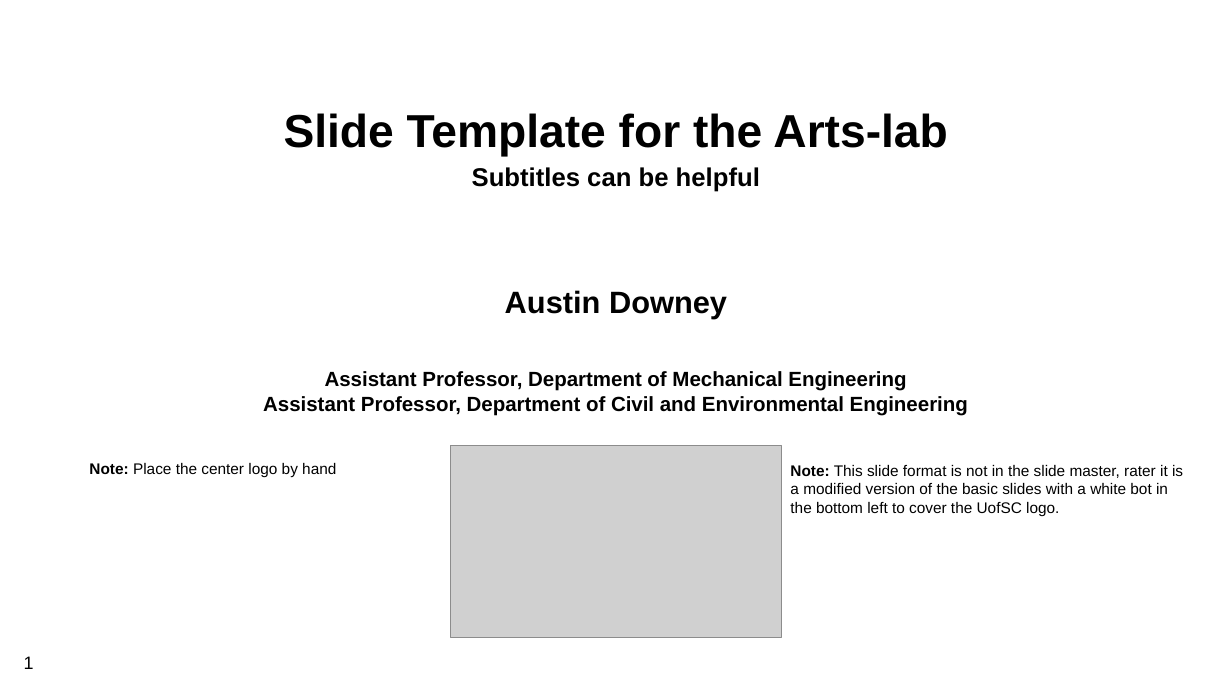
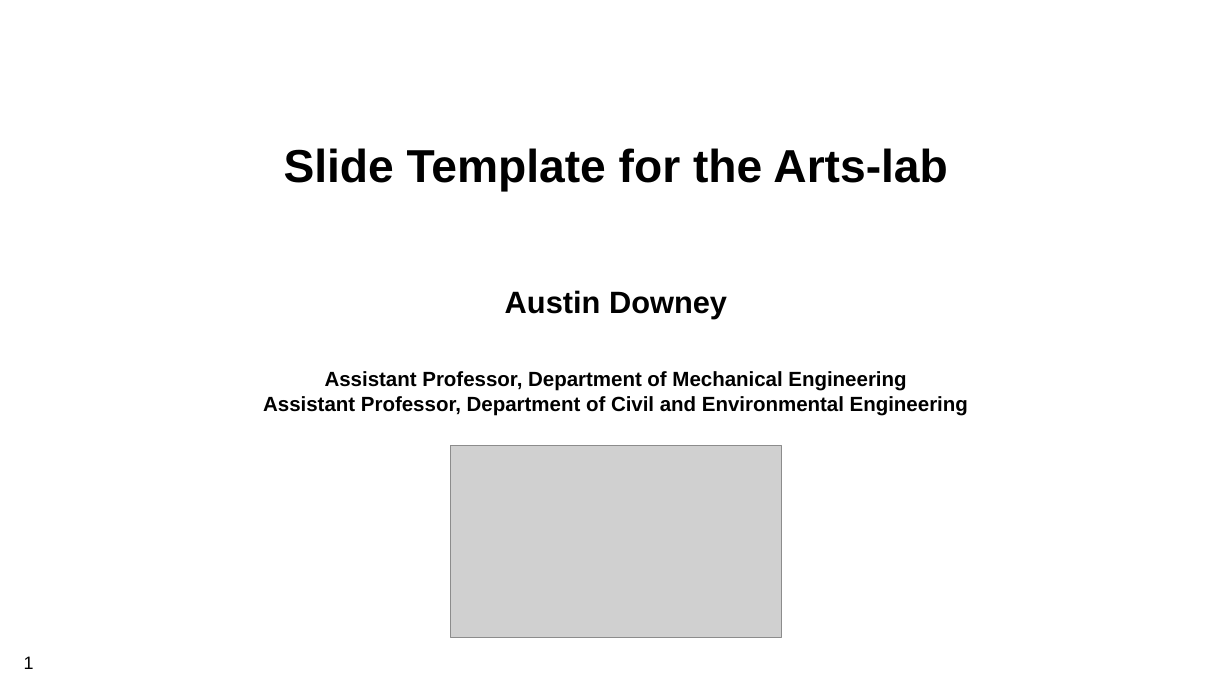
Before and after one commit to ARTS-Laboratory/ARTS-Lab-Branding, a slide deck: slide 1 of PowerPoint/ARTS-Lab_UofSC_slide_template.pptx. Drawn at 1232x693 pixels with LibreOffice and Linux fonts; fonts in the diff are those of the drawing; grey boxes stand for pictures; background and template pictures are left out. Boxes give left, top, right and bottom in pixels: in the first picture for what was removed or moved away, otherwise in the second. Text is boxed around its words. In the diff, an @@ line names an element or a change of style, - is before the commit and + after.

Commit message:
updated ppt layout and slide master

```diff
--- a/PowerPoint/ARTS-Lab_UofSC_slide_template.pptx
+++ b/PowerPoint/ARTS-Lab_UofSC_slide_template.pptx
@@ text at [472, 167, 760, 192]: paragraph removed @@
-Subtitles can be helpful
@@ text removed at [89, 463, 336, 477] @@
-Note: Place the center logo by hand
@@ text removed at [790, 465, 1183, 516] @@
-Note: This slide format is not in the slide master, rater it is a modified version of the basic slides with a white bot in the bottom left to cover the UofSC logo.
```
Also in this commit, not shown: 3 slides removed, 1 other file.
